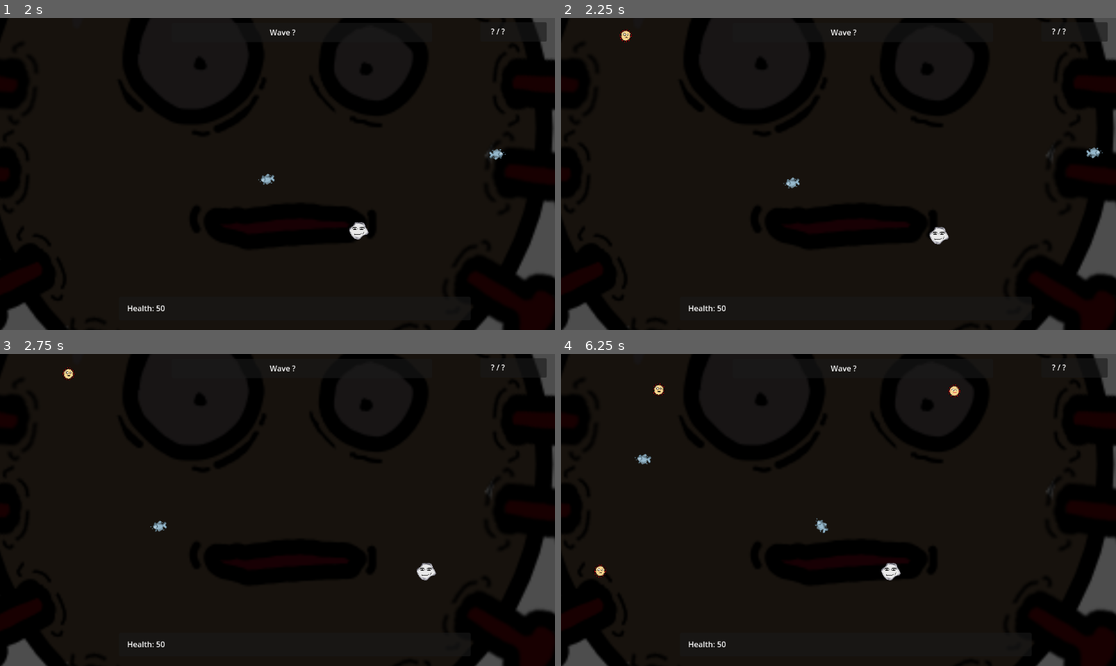
Above: before the commit, frames 1-4 (two rows, left to right).
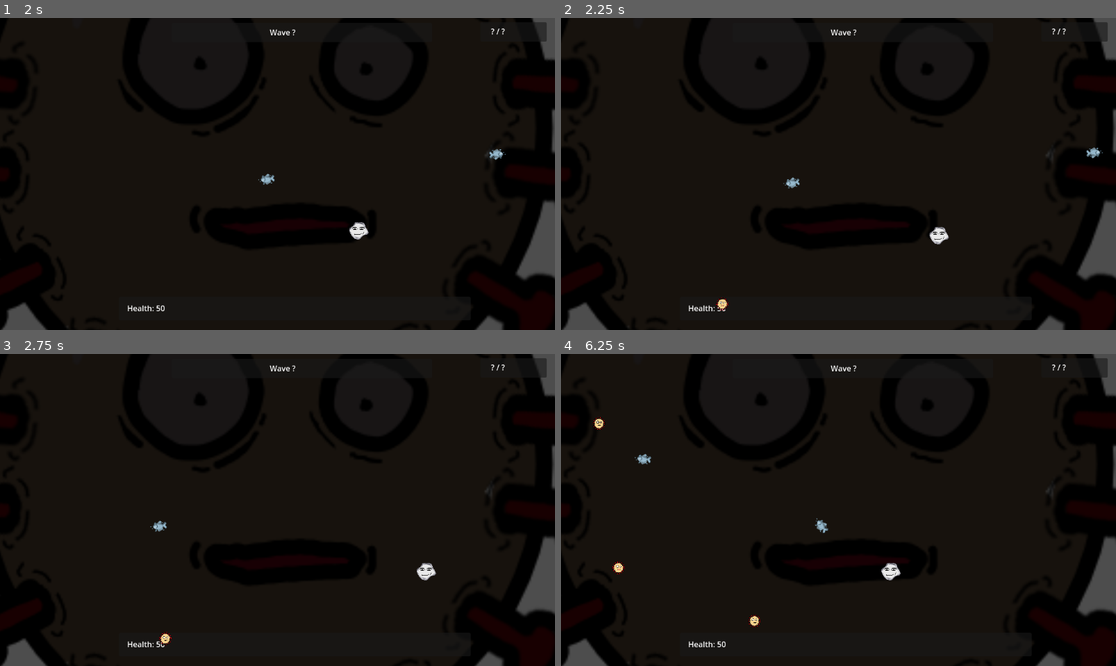
Above: after the commit, the same moments.

Repository: shirograhm/Project-Powerhouse
Game: Godot game, scene res://scenes/game.tscn
Same seed, same stepped clock (60 frames per second), same inputs: the game is played once before the commit and once after it.
Inputs (mouse positions are in pixels of both pictures, inside the frame that each line leads up to):
- Up to frame 1 (2 s): tap Enter at 0.5 s; move the mouse to (399, 158) at 0.52 s; press the mouse at (399, 158) at 0.53 s; hold D (right) 0.53-1.28 s; move the mouse to (166, 189) at 1.27 s; release the mouse at (166, 189) at 1.28 s; hold S (down) from 1.28 s (still down); click (166, 189) at 1.35 s
- Up to frame 2 (2.25 s): move the mouse to (894, 105) at 2.02 s; release S (down) at 2.03 s; press the mouse at (894, 105) at 2.03 s; hold D (right) from 2.03 s (still down)
- Up to frame 3 (2.75 s): keep holding D (right)
- Up to frame 4 (6.25 s): move the mouse to (810, 572) at 2.77 s; release D (right) at 2.78 s; release the mouse at (810, 572) at 2.78 s; hold W (up) 2.78-3.53 s; click (810, 572) at 2.85 s; move the mouse to (1005, 556) at 3.52 s; press the mouse at (1005, 556) at 3.53 s; hold A (left) 3.53-5.03 s; move the mouse to (672, 463) at 4.27 s; release the mouse at (672, 463) at 4.28 s; click (672, 463) at 4.35 s; move the mouse to (866, 510) at 5.02 s; press the mouse at (866, 510) at 5.03 s; hold S (down) 5.03-5.78 s; move the mouse to (755, 432) at 5.77 s; release the mouse at (755, 432) at 5.78 s; hold D (right) from 5.78 s (still down); click (755, 432) at 5.85 s

Frame 1 is identical in both runs. In frame 2, 0.1% of the frame differs, in the area x 10-31%, y 3-94%; in frame 3, 0.1%; in frame 4, 0.3%, in the area x 5-72%, y 9-88%.

Commit message:
Green guy, spawner improvements

Diff:
--- /dev/null
+++ b/projectpowerhouse/resources/enemies/enemy_spawn_res.gd
@@ -0,0 +1,7 @@
+extends Resource
+
+class_name enemy_spawn_data
+
+@export var wave_number: int
+@export var spawn_chance: float
+@export var spawn_scene: PackedScene
--- /dev/null
+++ b/projectpowerhouse/scenes/enemies/green_guy.tscn
@@ -0,0 +1,66 @@
+[gd_scene load_steps=11 format=3 uid="uid://clucb4erf6hfw"]
+
+[ext_resource type="PackedScene" uid="uid://hv0evwawh25x" path="res://scenes/enemies/enemy_base.tscn" id="1_luw67"]
+[ext_resource type="Texture2D" uid="uid://cqqe3n4rptlo4" path="res://texures/green_guy.png" id="2_grmg1"]
+[ext_resource type="PackedScene" uid="uid://d4mu353dd8rwh" path="res://scenes/enemies/behaviors/follow_behavior.tscn" id="2_k1kjx"]
+
+[sub_resource type="AtlasTexture" id="AtlasTexture_or221"]
+atlas = ExtResource("2_grmg1")
+region = Rect2(0, 0, 48, 48)
+
+[sub_resource type="AtlasTexture" id="AtlasTexture_fog3l"]
+atlas = ExtResource("2_grmg1")
+region = Rect2(48, 0, 48, 48)
+
+[sub_resource type="AtlasTexture" id="AtlasTexture_gj8kv"]
+atlas = ExtResource("2_grmg1")
+region = Rect2(96, 0, 48, 48)
+
+[sub_resource type="AtlasTexture" id="AtlasTexture_mbmro"]
+atlas = ExtResource("2_grmg1")
+region = Rect2(144, 0, 48, 48)
+
+[sub_resource type="AtlasTexture" id="AtlasTexture_ykebl"]
+atlas = ExtResource("2_grmg1")
+region = Rect2(192, 0, 48, 48)
+
+[sub_resource type="SpriteFrames" id="SpriteFrames_7yv1w"]
+animations = [{
+"frames": [{
+"duration": 1.0,
+"texture": SubResource("AtlasTexture_or221")
+}, {
+"duration": 1.0,
+"texture": SubResource("AtlasTexture_fog3l")
+}, {
+"duration": 1.0,
+"texture": SubResource("AtlasTexture_gj8kv")
+}, {
+"duration": 1.0,
+"texture": SubResource("AtlasTexture_mbmro")
+}, {
+"duration": 1.0,
+"texture": SubResource("AtlasTexture_ykebl")
+}],
+"loop": true,
+"name": &"default",
+"speed": 5.0
+}]
+
+[sub_resource type="CapsuleShape2D" id="CapsuleShape2D_t6be5"]
+radius = 8.3
+height = 35.75
+
+[node name="green_guy" instance=ExtResource("1_luw67")]
+move_speed = 20.0
+
+[node name="FollowBehavior" parent="." index="0" instance=ExtResource("2_k1kjx")]
+
+[node name="AnimatedSprite2D" type="AnimatedSprite2D" parent="." index="1"]
+sprite_frames = SubResource("SpriteFrames_7yv1w")
+autoplay = "default"
+frame_progress = 0.0377161
+
+[node name="CollisionShape2D" type="CollisionShape2D" parent="." index="2"]
+rotation = 0.933751
+shape = SubResource("CapsuleShape2D_t6be5")
--- a/projectpowerhouse/scenes/enemies/spawner.tscn
+++ b/projectpowerhouse/scenes/enemies/spawner.tscn
@@ -1,6 +1,22 @@
-[gd_scene load_steps=2 format=3 uid="uid://sovlqsvea7pm"]
+[gd_scene load_steps=7 format=3 uid="uid://sovlqsvea7pm"]
 
 [ext_resource type="Script" path="res://scripts/enemies/spawner.gd" id="1_a3opm"]
+[ext_resource type="PackedScene" uid="uid://banm5oq63ip52" path="res://scenes/enemies/enemy_demo.tscn" id="2_a1l5d"]
+[ext_resource type="Script" path="res://resources/enemies/enemy_spawn_res.gd" id="2_wnv8m"]
+[ext_resource type="PackedScene" uid="uid://clucb4erf6hfw" path="res://scenes/enemies/green_guy.tscn" id="4_w4yxr"]
+
+[sub_resource type="Resource" id="Resource_8qy8c"]
+script = ExtResource("2_wnv8m")
+wave_number = 0
+spawn_chance = 1.0
+spawn_scene = ExtResource("2_a1l5d")
+
+[sub_resource type="Resource" id="Resource_le3j6"]
+script = ExtResource("2_wnv8m")
+wave_number = 0
+spawn_chance = 1.0
+spawn_scene = ExtResource("4_w4yxr")
 
 [node name="Spawner" type="Path2D"]
 script = ExtResource("1_a3opm")
+spawnables = Array[ExtResource("2_wnv8m")]([SubResource("Resource_8qy8c"), SubResource("Resource_le3j6")])
--- a/projectpowerhouse/scripts/enemies/behaviors/follow_behavior.gd
+++ b/projectpowerhouse/scripts/enemies/behaviors/follow_behavior.gd
@@ -6,7 +6,8 @@
 
 func _ready() -> void:
 	if (parent == null):
-		printerr("No parent for " + name + ". Please assign it")
+		#print("No parent for " + name + ". Please assign it")
+		parent = get_parent() as enemy_base;
 
 func _physics_process(delta: float) -> void:
 	if (USE_DEBUG_MOVEMENT):
--- a/projectpowerhouse/scripts/enemies/spawner.gd
+++ b/projectpowerhouse/scripts/enemies/spawner.gd
@@ -1,8 +1,9 @@
 extends Path2D
 
+@export var wave_number := 0
 @export var spawn_time := 1.0
 @export var spawn_parent: Node2D
-@export var spawn_scene: PackedScene
+@export var spawnables: Array[enemy_spawn_data]
 @export var player_node: player
 
 var time_since_spawn := 0.0
@@ -30,7 +31,18 @@
 
 
 func spawn():
-	var instance = spawn_scene.instantiate() as enemy_base;
+	var weights:PackedFloat32Array
+	for i in range(spawnables.size()):
+		var weight = 0;
+		if (spawnables[i].wave_number <= wave_number):
+			weight = spawnables[i].spawn_chance;
+		weights.append(weight)
+
+#	TODO: Move to global.gd
+	var rng := RandomNumberGenerator.new()
+	var index = rng.rand_weighted(weights)
+
+	var instance = spawnables[index].spawn_scene.instantiate() as enemy_base;
 	var ratio = randf() * total_size
 	var length := 0.0;
 	var prev := curve.get_point_position(0)
Binary file added: projectpowerhouse/texures/green_guy.png
Not shown, added: projectpowerhouse/texures/green_guy.png.import
